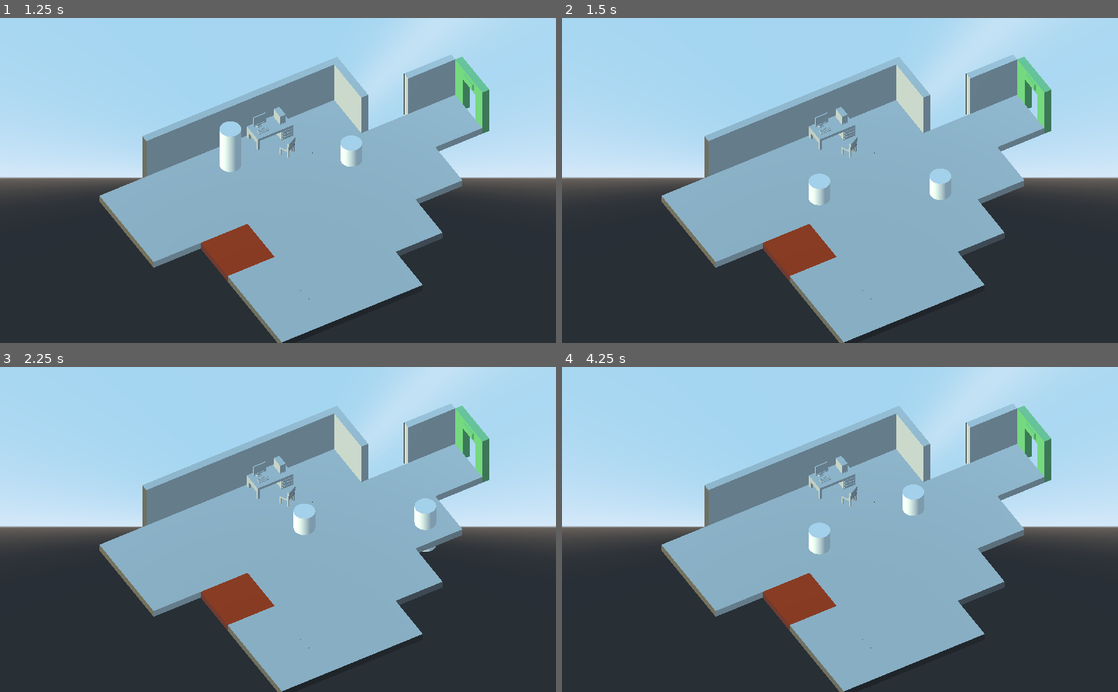
Above: before the commit, frames 1-4 (two rows, left to right).
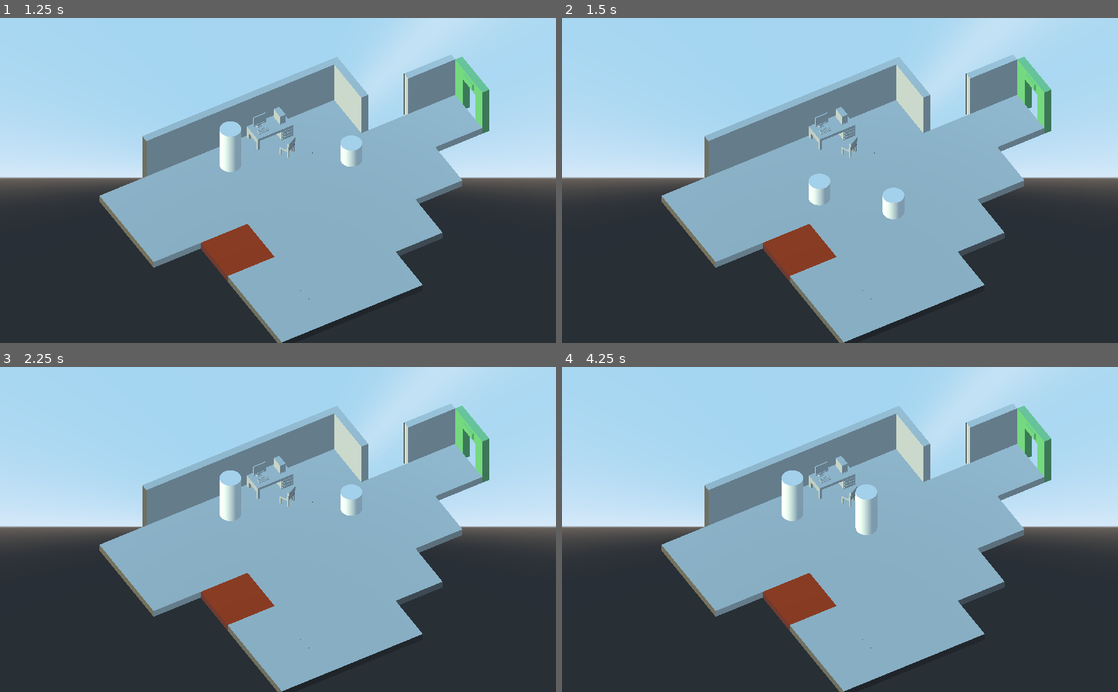
Above: after the commit, the same moments.

Repository: semi-confituriers/HedgeClog
Game: Godot game, scene res://game.tscn
The game is run twice, just before and just after one commit, with the same random seed, the same clock (stepped at 60 frames per second) and the same inputs.
Inputs:
- Up to frame 1 (1.25 s): tap Enter at 0.5 s; hold Right (ui_right) from 0.53 s (still down)
- Up to frame 2 (1.5 s): tap Space (ui_restart, bound only after the commit) at 1.25 s; release Right (ui_right) at 1.28 s; hold Down (ui_down) from 1.28 s (still down)
- Up to frame 3 (2.25 s): tap Space (ui_restart, bound only after the commit) at 2 s; release Down (ui_down) at 2.03 s; hold Right (ui_right) from 2.03 s (still down)
- Up to frame 4 (4.25 s): tap Space (ui_restart, bound only after the commit) at 2.75, 3.5, 4.15 s; release Right (ui_right) at 2.78 s; hold Up (ui_up) 2.78-3.53 s; hold Left (ui_left) from 3.53 s (still down)

Frame 1 is identical in both runs. In frame 2, 0.6% of the frame differs, in the area x 57-70%, y 46-62%; in frame 3, 1.5%; in frame 4, 1.6%, in the area x 39-66%, y 31-58%.

Commit message:
Level progression and restart

Diff:
--- a/game.tscn
+++ b/game.tscn
@@ -1,13 +1,10 @@
-[gd_scene load_steps=4 format=2]
+[gd_scene load_steps=3 format=2]
 
-[ext_resource path="res://levels/level1.tscn" type="PackedScene" id=1]
 [ext_resource path="res://scripts/main.gd" type="Script" id=2]
 [ext_resource path="res://scenes/Collisions.tscn" type="PackedScene" id=3]
 
 [node name="Game" type="Spatial"]
 script = ExtResource( 2 )
-
-[node name="Level" parent="." instance=ExtResource( 1 )]
 
 [node name="Camera" type="Camera" parent="."]
 transform = Transform( 0.5, -0.612373, 0.612372, 0, 0.707107, 0.707107, -0.866025, -0.353553, 0.353553, 4.19356, 3.41283, 1.61733 )
--- /dev/null
+++ b/levels/level2.tscn
@@ -0,0 +1,25 @@
+[gd_scene load_steps=3 format=2]
+
+[ext_resource path="res://scenes/GridMap.tscn" type="PackedScene" id=2]
+
+[sub_resource type="CylinderMesh" id=1]
+
+[node name="Level" type="Spatial"]
+
+[node name="GridMap" parent="." instance=ExtResource( 2 )]
+collision_layer = 2
+data = {
+"cells": PoolIntArray( 0, 0, 1507328, 1, 0, 1245185, 2, 0, 1245185, 3, 0, 1507329, 4, 0, 1245184, 65535, 0, -1609105406, 0, 1, 1245185, 1, 1, 1245185, 2, 1, -1609105407, 3, 1, 1507329, 4, 1, 1507329, 65535, 1, 1507330, 0, 2, -1072234495, 1, 2, -1609105407, 2, 2, 1507329, 3, 2, 1507329, 4, 2, 1507329, 65535, 2, 1507330, 2, 65531, 917509, 1, 65532, 1507330, 2, 65532, -1072234495, 0, 65533, 917506, 1, 65533, 1507330, 2, 65533, -1609367551, 65535, 65533, -1609105405, 0, 65534, -1072496639, 1, 65534, -1072496639, 2, 65534, 1245185, 3, 65534, 1507329, 4, 65534, -1609105407, 65535, 65534, 1507330, 0, 65535, 1507329, 1, 65535, 1245185, 2, 65535, 1245185, 3, 65535, 1507329, 4, 65535, 1507329, 65535, 65535, -1609105406 )
+}
+
+[node name="hedgehogs" type="Spatial" parent="."]
+
+[node name="hedgehog" type="MeshInstance" parent="hedgehogs"]
+transform = Transform( 0.2, 0, 0, 0, 0.5, 0, 0, 0, 0.2, 1.5, 0.5, 0.5 )
+mesh = SubResource( 1 )
+material/0 = null
+
+[node name="hedgehog2" type="MeshInstance" parent="hedgehogs"]
+transform = Transform( 0.2, 0, 0, 0, 0.5, 0, 0, 0, 0.2, 3.5, 0.5, 0.5 )
+mesh = SubResource( 1 )
+material/0 = null
--- a/project.godot
+++ b/project.godot
@@ -28,6 +28,14 @@
 
 singletons=[ "res://git_api.gdnlib" ]
 
+[input]
+
+ui_restart={
+"deadzone": 0.5,
+"events": [ Object(InputEventKey,"resource_local_to_scene":false,"resource_name":"","device":0,"alt":false,"shift":false,"control":false,"meta":false,"command":false,"pressed":false,"scancode":32,"unicode":0,"echo":false,"script":null)
+ ]
+}
+
 [physics]
 
 3d/default_linear_damp=-1.0
--- a/scripts/GridMap.gd
+++ b/scripts/GridMap.gd
@@ -108,4 +108,4 @@
 
 	if len(get_node("/root/Game/Level/hedgehogs").get_children()) == 0:
 		print("Victory !")
-		get_tree().quit()
+		get_node("/root/Game").next_level()
--- a/scripts/main.gd
+++ b/scripts/main.gd
@@ -1,23 +1,63 @@
 extends Spatial
 
-
+var locked_hedgehogs = false
+var current_level_id = 1
 
 # Called when the node enters the scene tree for the first time.
 func _ready():
-	pass # Replace with function body.
+	load_level(current_level_id)
 
+func restart_level():
+	load_level(current_level_id)
+
+func next_level():
+	load_level(current_level_id + 1)
+
+func load_level(level: int):
+	var current_level = $Level
+	if current_level:
+		current_level.name = "_______Level"
+		current_level.queue_free()
+
+	locked_hedgehogs = false
+	current_level_id = level
+
+	var new_level_res = load("res://levels/level" + str(level) + ".tscn")
+	var new_level = new_level_res.instance()
+	new_level.name = "Level"
+	add_child(new_level)
 
 func moveHedgehogs(direction: Vector2):
 	for hedgehog in $Level/hedgehogs.get_children():
 		$Level/GridMap.try_move(hedgehog, direction)
-		#hedgehog.translation += Vector3(direction.x, 0, direction.y)
+
+	# Hedgehog proximity detection
+	# o(n²) in all its glory !
+	for hedgehog in $Level/hedgehogs.get_children():
+		for hedgehog_friend in $Level/hedgehogs.get_children():
+			if hedgehog == hedgehog_friend:
+				continue
+
+			var dist = hedgehog_friend.translation - hedgehog.translation
+			if dist.length() < 1.1:
+				locked_hedgehogs = true
+				print("Sqweeeak")
+				break
+
+		if locked_hedgehogs == true:
+			break
+
 
 func _process(delta):
-	if Input.is_action_just_pressed("ui_right"):
-		moveHedgehogs(Vector2(0, -1));
-	elif Input.is_action_just_pressed("ui_left"):
-		moveHedgehogs(Vector2(0, 1));
-	elif Input.is_action_just_pressed("ui_up"):
-		moveHedgehogs(Vector2(-1, 0));
-	elif Input.is_action_just_pressed("ui_down"):
-		moveHedgehogs(Vector2(1, 0));
+	if locked_hedgehogs == false:
+		if Input.is_action_just_pressed("ui_right"):
+			moveHedgehogs(Vector2(0, -1));
+		elif Input.is_action_just_pressed("ui_left"):
+			moveHedgehogs(Vector2(0, 1));
+		elif Input.is_action_just_pressed("ui_up"):
+			moveHedgehogs(Vector2(-1, 0));
+		elif Input.is_action_just_pressed("ui_down"):
+			moveHedgehogs(Vector2(1, 0));
+
+	if Input.is_action_just_pressed("ui_restart"):
+		restart_level()
